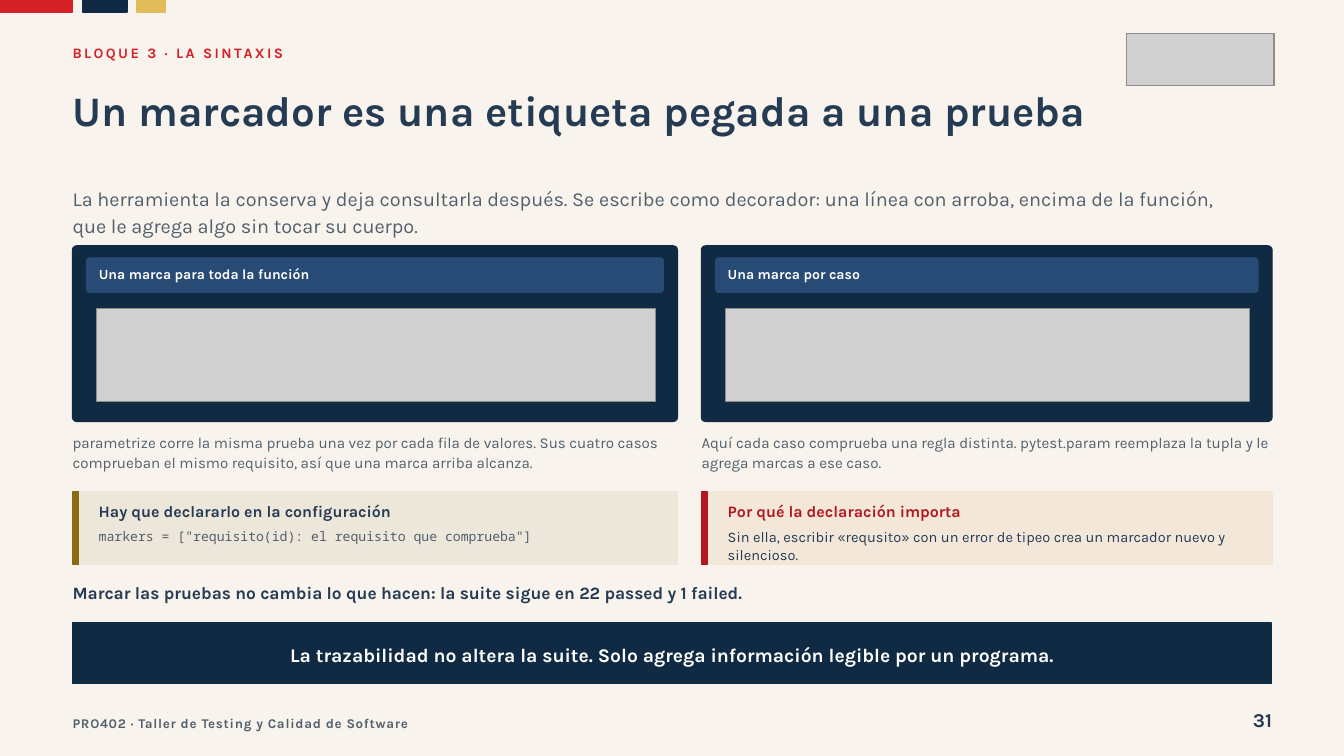
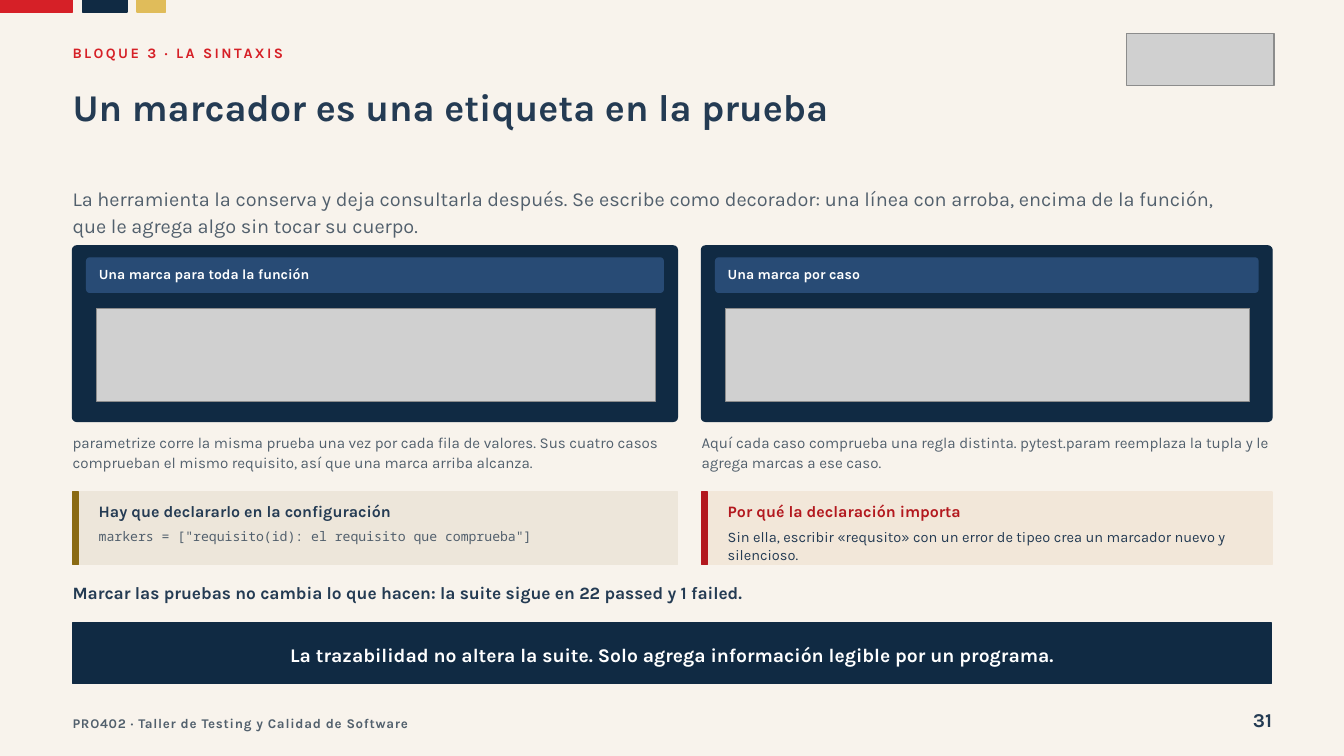
Before and after one commit to Dieg0Code/pro402-taller-de-testing-2026, a slide deck: slide 31 of clases/semana-05/02/ppt/Clase-14-Que-Se-Decidio-Probar.pptx. Drawn at 1344x756 pixels with LibreOffice and Linux fonts; fonts in the diff are those of the drawing; grey boxes stand for pictures. Boxes give left, top, right and bottom in pixels: in the first picture for what was removed or moved away, otherwise in the second. Text is boxed around its words. In the diff, an @@ line names an element or a change of style, - is before the commit and + after.

```diff
--- a/clases/semana-05/02/ppt/Clase-14-Que-Se-Decidio-Probar.pptx
+++ b/clases/semana-05/02/ppt/Clase-14-Que-Se-Decidio-Probar.pptx
@@ text at (73,94,828,131): text changed; size 30 to 27 pt @@
-Un marcador es una etiqueta pegada a una prueba
+Un marcador es una etiqueta en la prueba
```
Also in this commit, not shown: 1 other slide changed, 1 other file.
